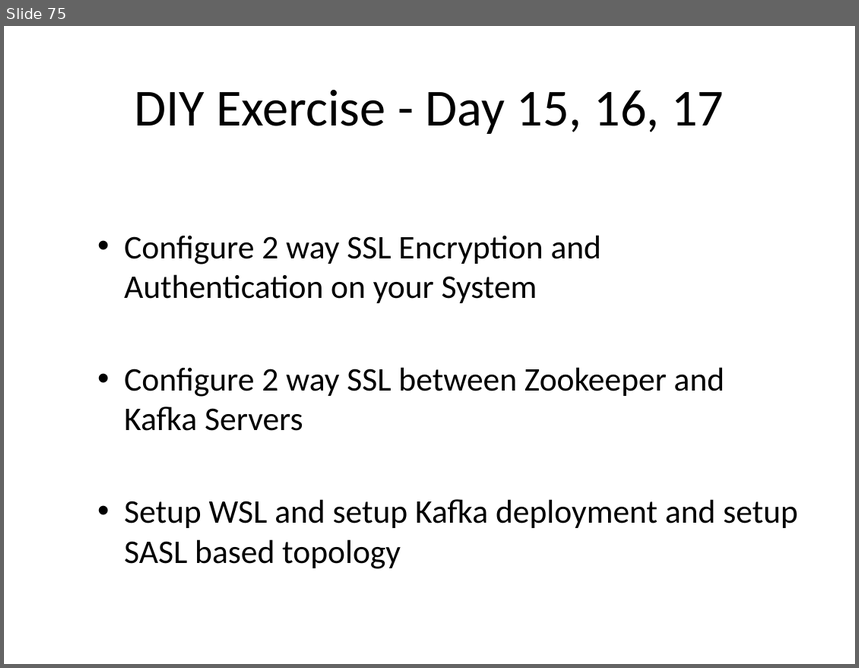
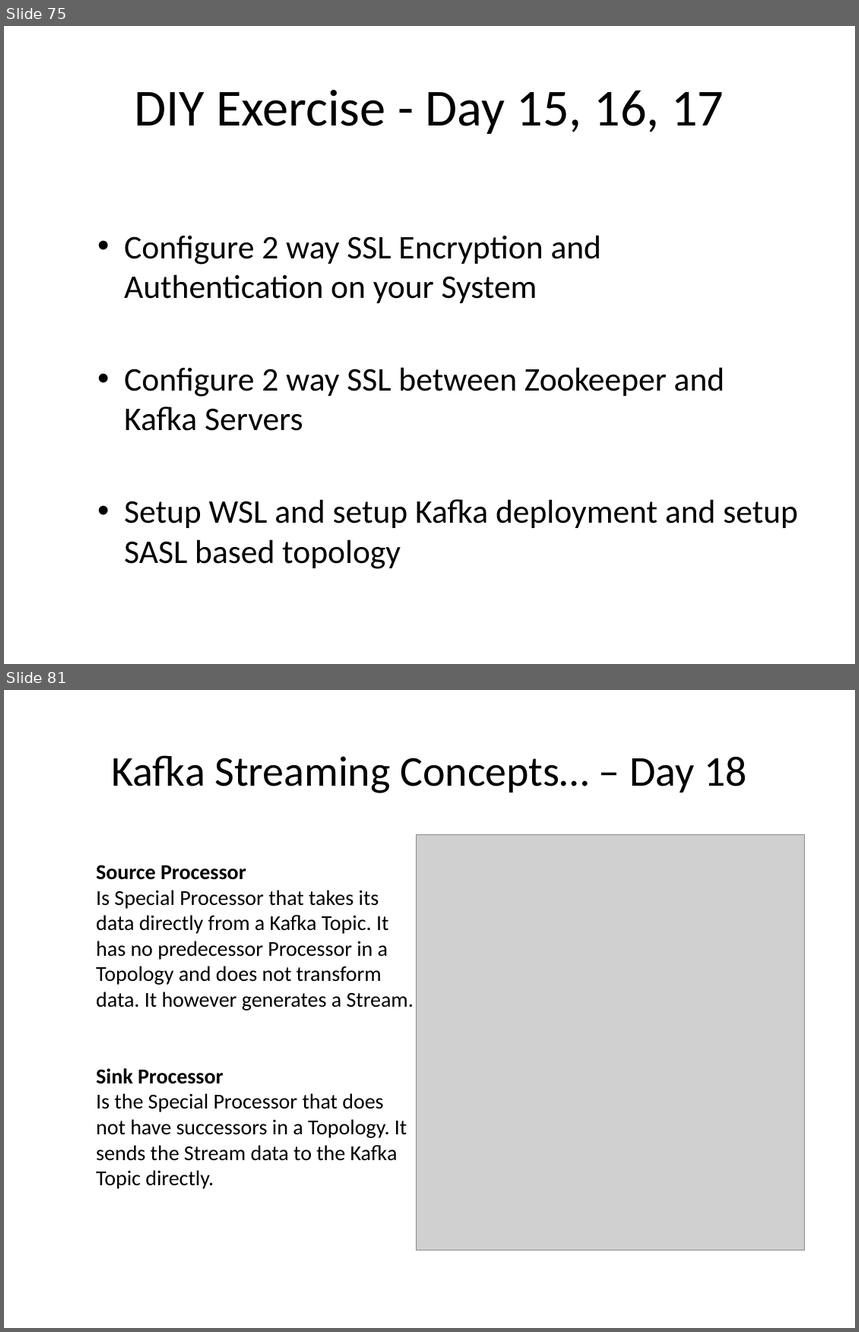
Before and after one commit to sreedharsingaraju/KafkaTutorials, a slide deck: PPT/Kafka-Teaching-Flow.pptx. Shown one above the other, each under a label of ours: slide 75 before the commit, slides 75 and 81 after it; the slides between them are not shown. The pictures are 859x668 and 859x1332 pixels, drawn with LibreOffice and Linux fonts; fonts in the diff are those of the drawing; grey boxes stand for pictures. Boxes give left, top, right and bottom in pixels: in the first picture for what was removed or moved away, otherwise in the second. Text is boxed around its words. In the diff, an @@ line names an element or a change of style, - is before the commit and + after.

Commit message:
Updated streams in ppt and diagrams
Updated streams in ppt and diagrams

```diff
--- a/PPT/Kafka-Teaching-Flow.pptx
+++ b/PPT/Kafka-Teaching-Flow.pptx
@@ slide 81 added at [4,690,855,1328], background #FFFFFF @@
@@ title added at [111,755,747,793], 36 pt, text #000000 @@
+  Kafka Streaming Concepts… – Day 18
@@ picture added at [416,834,805,1250] @@
@@ text added at [96,865,414,1189], 18 pt, text #000000 @@
+Source Processor
+Is Special Processor that takes its data directly from a Kafka Topic. It has no predecessor Processor in a Topology and does not transform data. It however generates a Stream.
+Sink Processor
+Is the Special Processor that does not have successors in a Topology. It sends the Stream data to the Kafka Topic directly.
```
Also in this commit, not shown: 5 other slides added, 3 other files.
